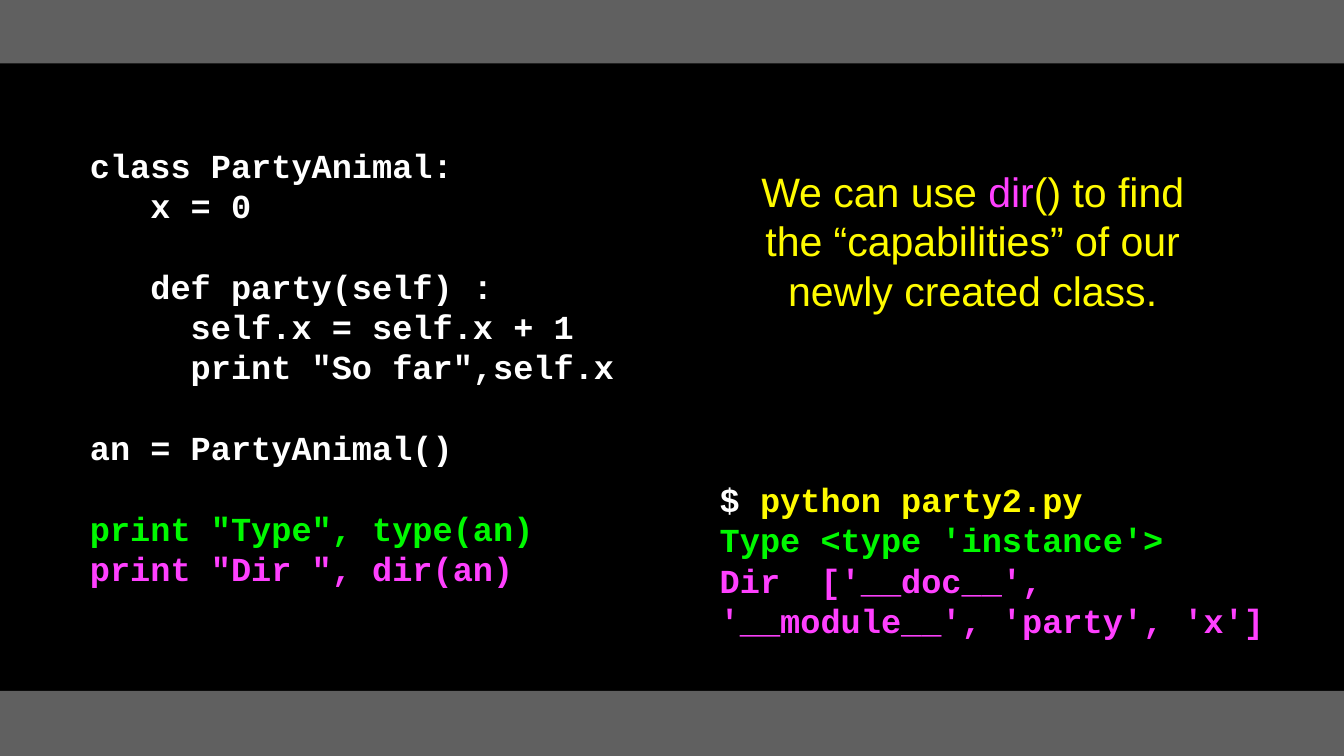
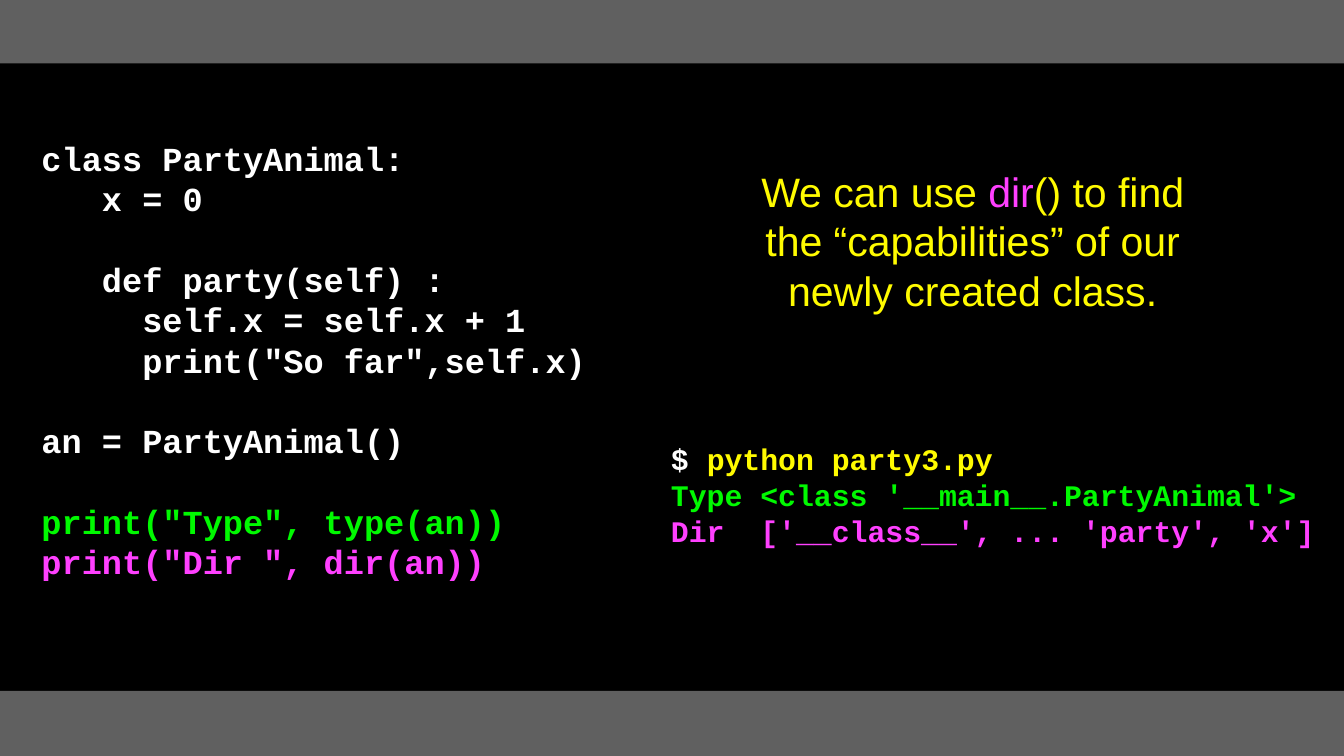
Before and after one commit to csev/py4e, a slide deck: slide 28 of lectures3/Pythonlearn-14-Objects.pptx. Drawn at 1344x756 pixels with LibreOffice and Linux fonts; fonts in the diff are those of the drawing. Boxes give left, top, right and bottom in pixels: in the first picture for what was removed or moved away, otherwise in the second. Text is boxed around its words. In the diff, an @@ line names an element or a change of style, - is before the commit and + after.

```diff
--- a/lectures3/Pythonlearn-14-Objects.pptx
+++ b/lectures3/Pythonlearn-14-Objects.pptx
@@ text "class PartyAnimal:": place and size @@
-text "class PartyAnimal:" at (90,153,614,588)
+text "class PartyAnimal:" at (41,147,586,581)
@@ text at (142,348,586,380): text changed @@
-print "So far",self.x
+print("So far",self.x)
@@ text at (671,449,1315,549): text changed; size 18 to 16 pt; text colour #FF40FF to #00F900 @@
-$ python party2.py
-Type <type 'instance'>
-Dir ['__doc__', '__module__', 'party', 'x']
+$ python party3.py
+Type <class '__main__.PartyAnimal'>
+Dir ['__class__', ... 'party', 'x']
@@ text at (41,509,505,581): text changed @@
-print "Type", type(an)
-print "Dir ", dir(an)
+print("Type", type(an))
+print("Dir ", dir(an))
```
Also in this commit, not shown: 39 other slides changed, 1 slide added.
